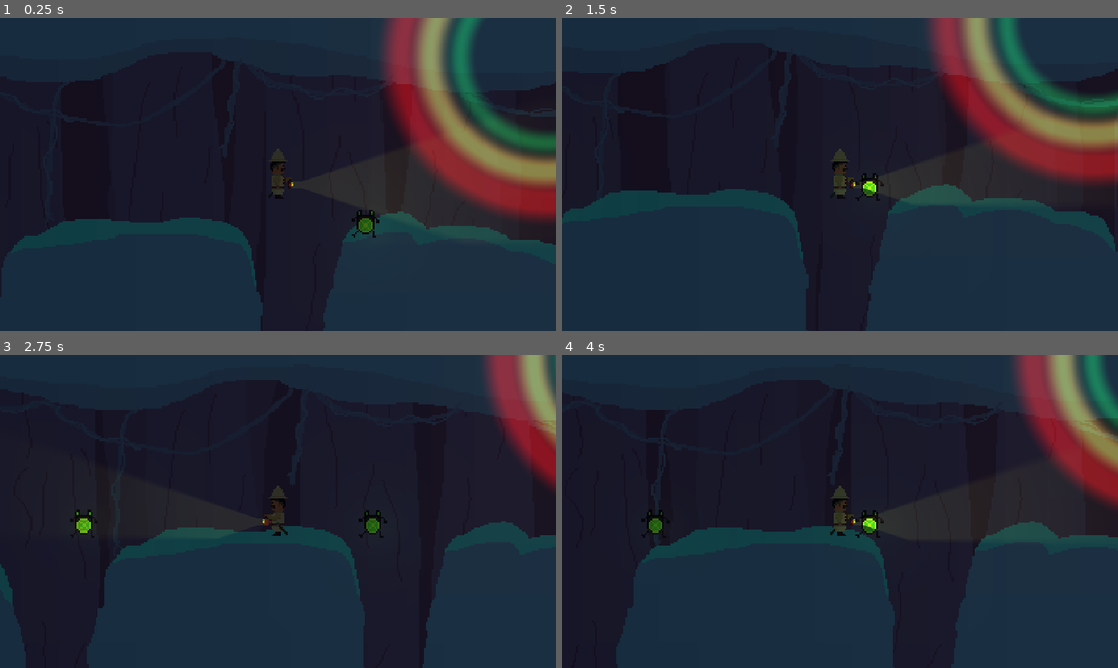
Above: before the commit, frames 1-4 (two rows, left to right).
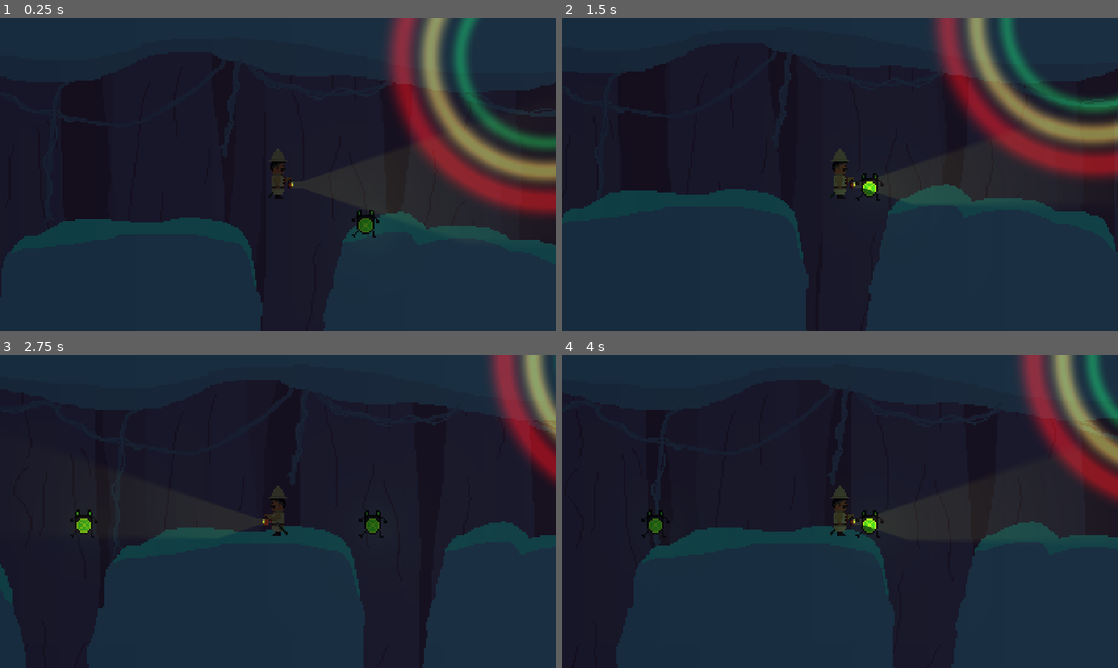
Above: after the commit, the same moments.

Repository: pdues/LD60
Game: Godot game, scene res://scene/game.tscn
Two runs of this game, one before a commit and one after it. Both use one fixed random seed, a clock stepped at 60 frames per second and the inputs below. The engine's default icon, where the game draws it, is replaced by a stand-in: a white triangle on a blue panel in a dark square.
Inputs:
- Up to frame 1 (0.25 s): no input
- Up to frame 2 (1.5 s): hold G 0.53-1.28 s; hold Right (ui_right) from 0.53 s (still down); tap Space (ui_select) at 0.77 s; tap Enter at 1.25 s; tap E at 1.35 s
- Up to frame 3 (2.75 s): tap Space (ui_select) at 1.52 s; release Right (ui_right) at 2.03 s; hold Left (ui_left) from 2.03 s (still down); hold G from 2.03 s (still down)
- Up to frame 4 (4 s): release Left (ui_left) at 2.78 s; release G at 2.78 s; hold Right (ui_right) from 2.78 s (still down); tap E at 2.85 s; tap Space (ui_select) at 3.02, 3.77 s; hold G from 3.53 s (still down)

The runs differ from the first frame. In frame 1, 4.8% of the frame differs, in the area x 68-100%, y 0-65%; in frame 2, 4.5%; in frame 3, 2.0%; in frame 4, 2.8%.

Commit message:
parallaxe lv3 fix

Diff:
--- a/ld-60-game/scene/level3.tscn
+++ b/ld-60-game/scene/level3.tscn
@@ -131,6 +131,7 @@
 metadata/_custom_type_script = "uid://d22ir26i1nexq"
 
 [node name="Node2D" type="Node2D" unique_id=1179242632]
+metadata/_edit_vertical_guides_ = [-262.0, 1105.0]
 
 [node name="player" parent="." unique_id=963260103 node_paths=PackedStringArray("respawnpoint") instance=ExtResource("1_565cw")]
 z_index = 11
@@ -180,7 +181,7 @@
 position = Vector2(152, 45)
 scale = Vector2(1, 2)
 motion_scale = Vector2(0.3, 0.225)
-motion_mirroring = Vector2(610, 0)
+motion_mirroring = Vector2(1200, 0)
 
 [node name="Sprite2D" type="Sprite2D" parent="parallaxe/ParallaxBackground/ParallaxLayer1" unique_id=478540349]
 position = Vector2(275.05557, -15.5)
@@ -192,7 +193,7 @@
 position = Vector2(101, 94)
 scale = Vector2(1, 1.8)
 motion_scale = Vector2(0.5, 0.5)
-motion_mirroring = Vector2(605, 0)
+motion_mirroring = Vector2(1200, 0)
 
 [node name="Sprite2D" type="Sprite2D" parent="parallaxe/ParallaxBackground/ParallaxLayer" unique_id=1546313638]
 position = Vector2(568.5, -86.3889)
@@ -204,7 +205,7 @@
 position = Vector2(154, 99)
 scale = Vector2(1, 1.8)
 motion_scale = Vector2(1, 0.76)
-motion_mirroring = Vector2(605, 0)
+motion_mirroring = Vector2(1200, 0)
 
 [node name="Sprite2D" type="Sprite2D" parent="parallaxe/ParallaxBackground/ParallaxLayer2" unique_id=1277211944]
 modulate = Color(0.012617188, 0.012617188, 0.012617188, 1)
--- a/ld-60-game/scene/tür_boss.tscn
+++ b/ld-60-game/scene/tür_boss.tscn
@@ -11,7 +11,7 @@
 [sub_resource type="Gradient" id="Gradient_adm6s"]
 interpolation_mode = 2
 offsets = PackedFloat32Array(0.38, 0.45999998, 0.53999996)
-colors = PackedColorArray(0.0005162346, 0.0005162346, 0.0005162346, 1, 0.9027778, 0.9027778, 0.9027778, 1, 0.009983954, 0.009983954, 0.009983954, 1)
+colors = PackedColorArray(0, 0, 0, 0, 0.9027778, 0.9027778, 0.9027778, 1, 0.011764706, 0.011764706, 0.011764706, 0)
 metadata/_snap_enabled = true
 metadata/_snap_count = 100
 
